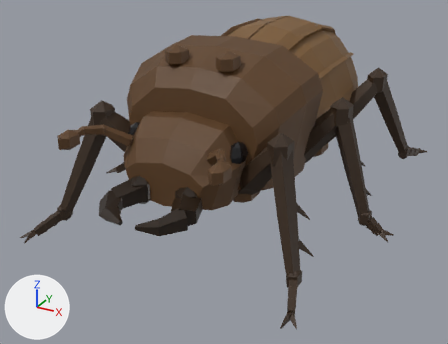
Two versions of the glTF model Модели/Жуки/worker_beetle.glb, one commit apart.
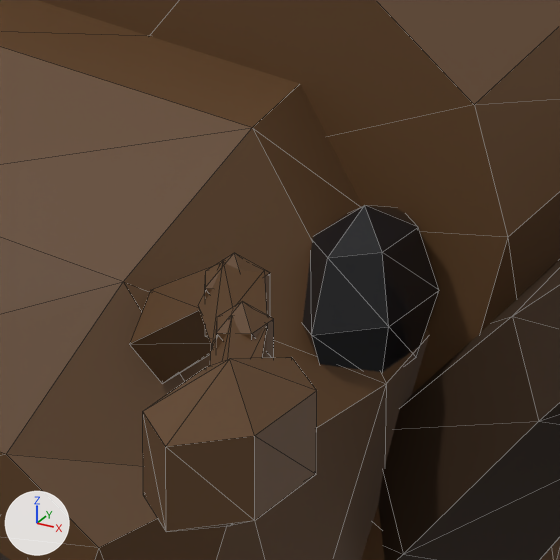
The first picture shows the older version from a 50 mm lens placed at (2.21, -4.31, 2.35), pointed at (-0.1, -0.12, 0.25). The close-ups show the older and then the newer version on the part from 42% to 59% of the width and 33% to 55% of the height of that picture. Only the edits that show in the close-ups are written down. The lights are fixed; the arrows at lower left show +X, +Y and +Z. The close-ups show mesh edges as thin lines. Where no turn or scale is listed for an object, it has been applied to the vertices. Vertices at exactly the same position are counted once.

Script lines for the objects in view, before the commit:
```python
me_eyeleft001 = bpy.data.meshes.new('EyeLeft001')
me_eyeleft001.from_pydata(...)  # a UV sphere (6 segments, 4 rings, poles along z) spanning x 0.363..0.466, y -0.96..-0.76, z 0.69..0.87
me_eyeleft001.materials.append(mat_worker_eye)  # black #19191d
me_femur000 = bpy.data.meshes.new('Femur000')
me_femur000.from_pydata(...)  # 26 vertices, 48 faces; spans x 0.281..0.771, y -0.95..-0.495, z 0.345..0.928
me_femur000.materials.append(mat_worker_leg)  # brown #382716
me_headbase001 = bpy.data.meshes.new('HeadBase001')
me_headbase001.from_pydata(...)  # 34 vertices, 64 faces; spans x -0.459..0.459, y -1.16..-0.7, z 0.36..1.0
me_headbase001.materials.append(mat_worker_chitin)  # brown #5d3f21
ob_eyeleft001 = bpy.data.objects.new('EyeLeft001', me_eyeleft001)
ob_eyeleft001.location = (0.0, 0.0, 0.0)
ob_femur000 = bpy.data.objects.new('Femur000', me_femur000)
ob_femur000.location = (0.0, 0.0, 0.0)
ob_headbase001 = bpy.data.objects.new('HeadBase001', me_headbase001)
ob_headbase001.location = (0.0, 0.0, 0.0)
# also in view: 'ThoraxCore' at (0.0, -0.46, 0.87); 'AntNode2002' at (0.53, -1.3, 0.92); 'AntNode1002' at (0.46, -1.18, 0.9); 'AntSeg2002' at (0.49, -1.24, 0.91); 'AntSeg1002' at (0.39, -1.12, 0.85)
```
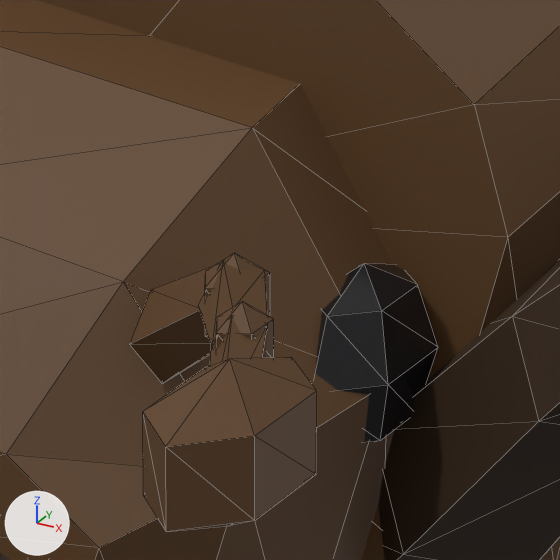
What differs and where, as boxes (x1, y1, x2, y2) in the close-ups (560 x 560 px):
'EyeLeft001', moved: before (303, 205, 439, 373); after (315, 263, 438, 442)

Diff of the bpy script that builds the scene:
```diff
--- a/Модели/Жуки/worker_beetle.glb.py
+++ b/Модели/Жуки/worker_beetle.glb.py
@@ me_eyeleft001 @@
 # used by ob_eyeleft001; location = (0.0, 0.0, 0.0)
-me_eyeleft001.from_pydata(...)  # 20 vertices, 36 faces; spans x 0.363..0.466, y -0.96..-0.76, z 0.69..0.87
+me_eyeleft001.from_pydata(...)  # 20 vertices, 36 faces; spans x 0.363..0.466, y -0.96..-0.76, z 0.634..0.814
+# me_eyeleft001 part 1: the whole mesh is moved by (0.0, 0.0, -0.056)
 me_eyeleft001.materials.append(mat_worker_eye)
```
